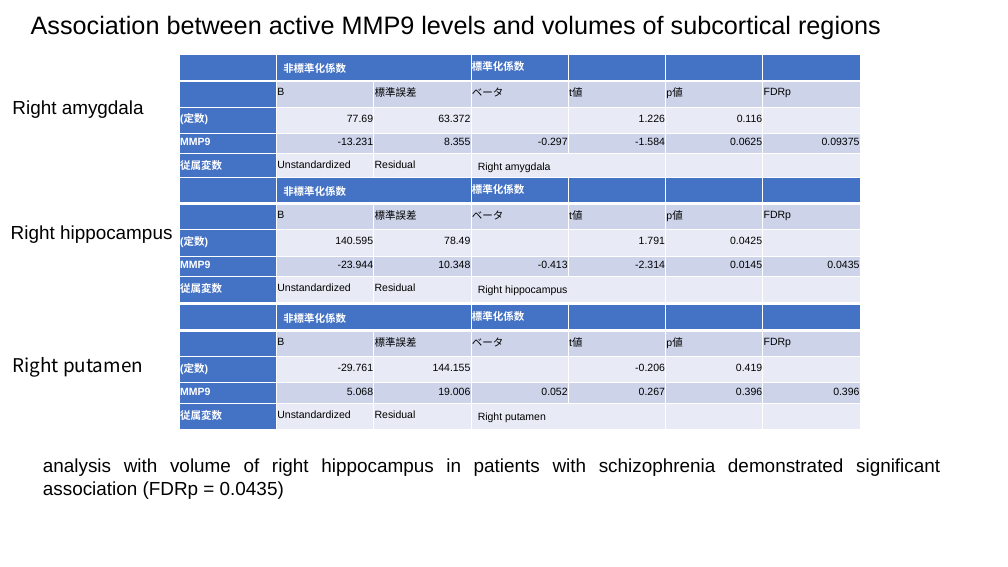
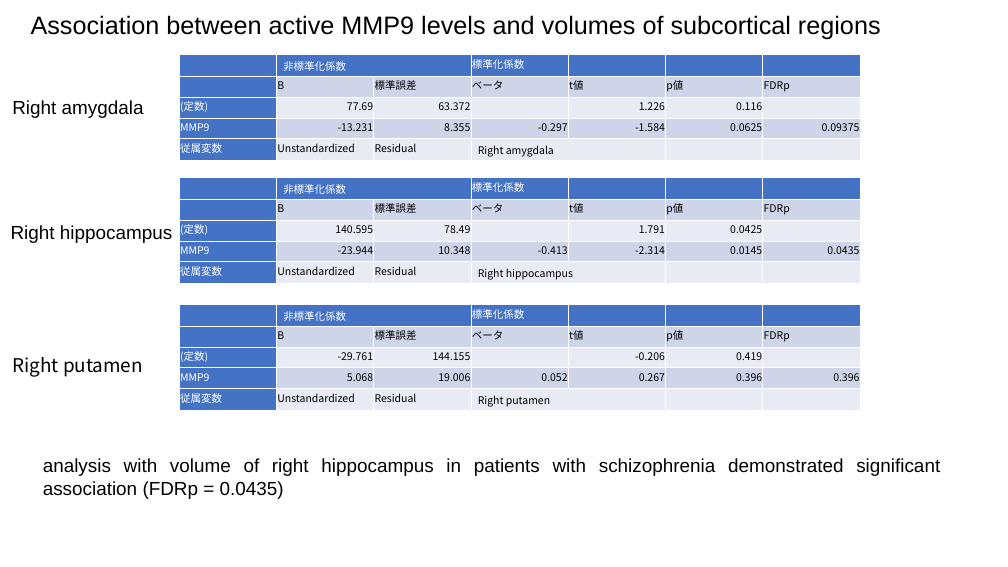
Before and after one commit to beseto/2022, a slide deck: slide 17 of documents/slides/D9.pptx. Drawn at 1008x567 pixels with LibreOffice and Linux fonts; fonts in the diff are those of the drawing. Boxes give left, top, right and bottom in pixels: in the first picture for what was removed or moved away, otherwise in the second. Text is boxed around its words. In the diff, an @@ line names an element or a change of style, - is before the commit and + after.

Commit message:
update some slides

```diff
--- a/documents/slides/D9.pptx
+++ b/documents/slides/D9.pptx
@@ table at (x1=179, y1=55, x2=862, y2=284) @@
@@ fill #CDD4EA to #CFD5EA in 12 cells @@
@@ fill #E8EBF5 to #E9EBF5 in 11 cells @@
@@ font Arial to Noto Sans CJK JP @@
@@ bold off in "非標準化係数", "標準化係数", "(定数)", "MMP9" and 1 more places @@
@@ table at (x1=179, y1=178, x2=862, y2=411) @@
@@ fill #CDD4EA to #CFD5EA in 12 cells @@
@@ fill #E8EBF5 to #E9EBF5 in 11 cells @@
@@ font Arial to Noto Sans CJK JP @@
@@ bold off in "非標準化係数", "標準化係数", "(定数)", "MMP9" and 1 more places @@
@@ table at (x1=179, y1=305, x2=862, y2=411) @@
@@ fill #CDD4EA to #CFD5EA in 12 cells @@
@@ fill #E8EBF5 to #E9EBF5 in 11 cells @@
@@ font Arial to Noto Sans CJK JP @@
@@ bold off in "非標準化係数", "標準化係数", "(定数)", "MMP9" and 1 more places @@
```
Also in this commit, not shown: 10 other slides changed, 1 other file.
